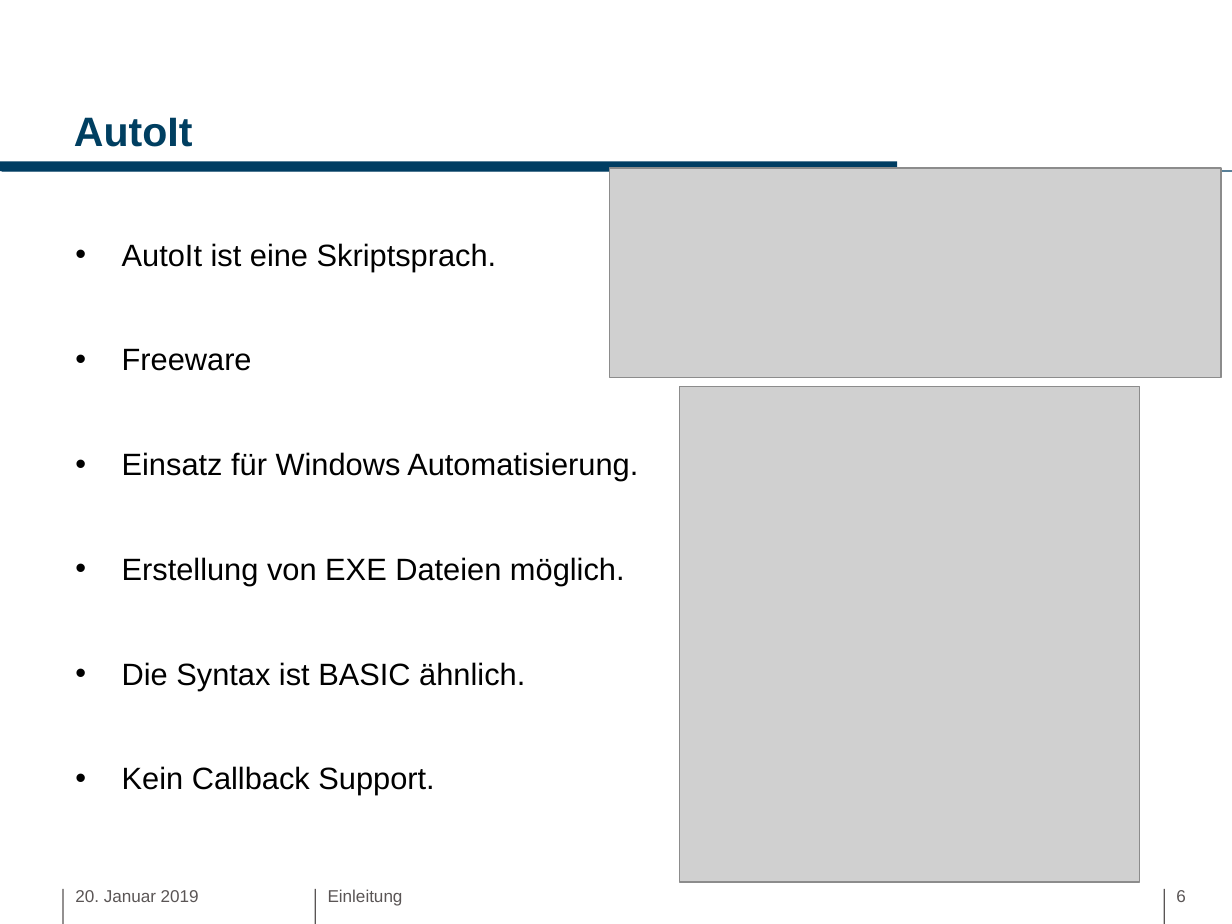
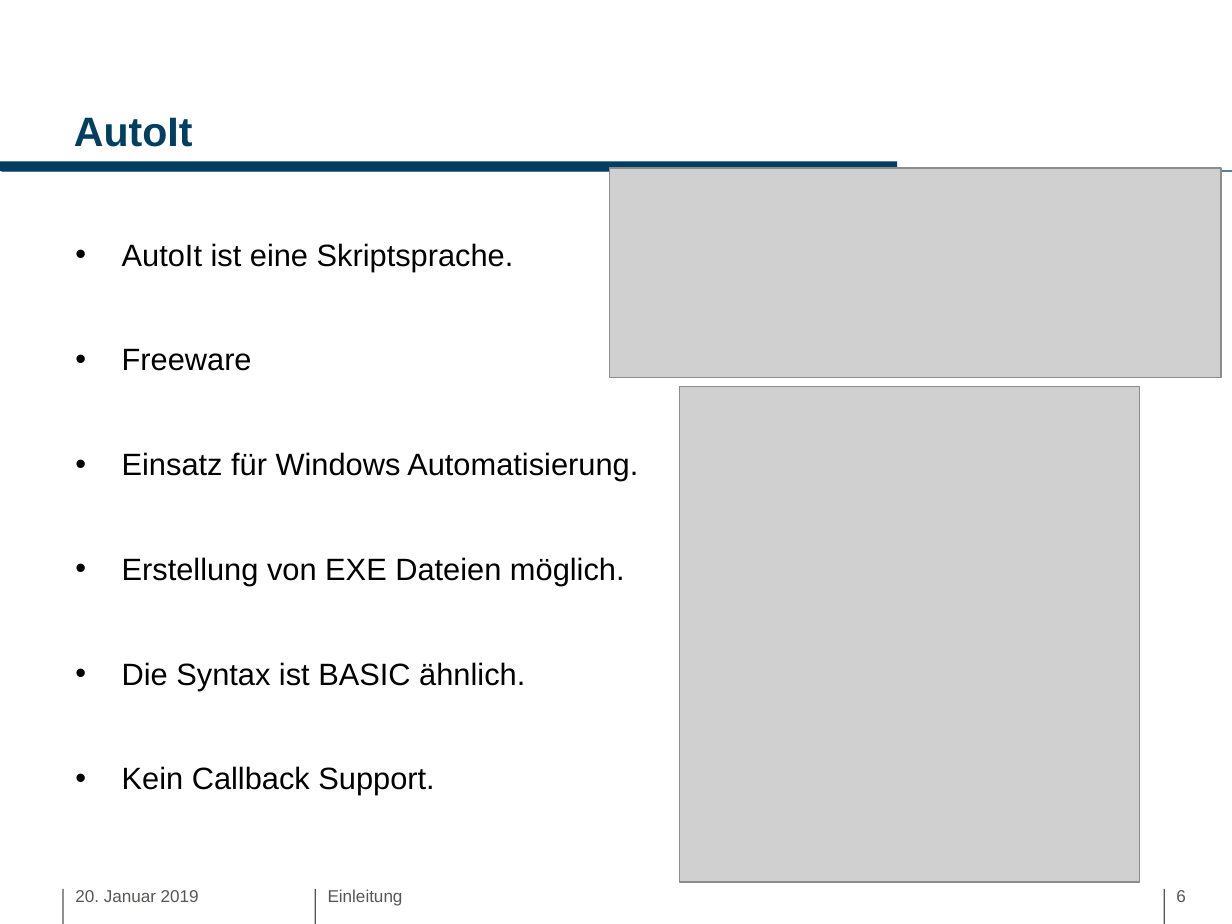
Before and after one commit to tborcher/MDSD_GUI, a slide deck: slide 6 of Präsentation/MDSD.pptx. Drawn at 1232x924 pixels with LibreOffice and Linux fonts; fonts in the diff are those of the drawing; grey boxes stand for pictures; background and template pictures are left out. Boxes give left, top, right and bottom in pixels: in the first picture for what was removed or moved away, otherwise in the second. Text is boxed around its words. In the diff, an @@ line names an element or a change of style, - is before the commit and + after.

```diff
--- a/Präsentation/MDSD.pptx
+++ b/Präsentation/MDSD.pptx
@@ text at <box>122,243,514,271</box>: text changed @@
-• AutoIt ist eine Skriptsprach.
+• AutoIt ist eine Skriptsprache.
```
Also in this commit, not shown: 2 other slides changed, 4 slides removed, 3 other files.
